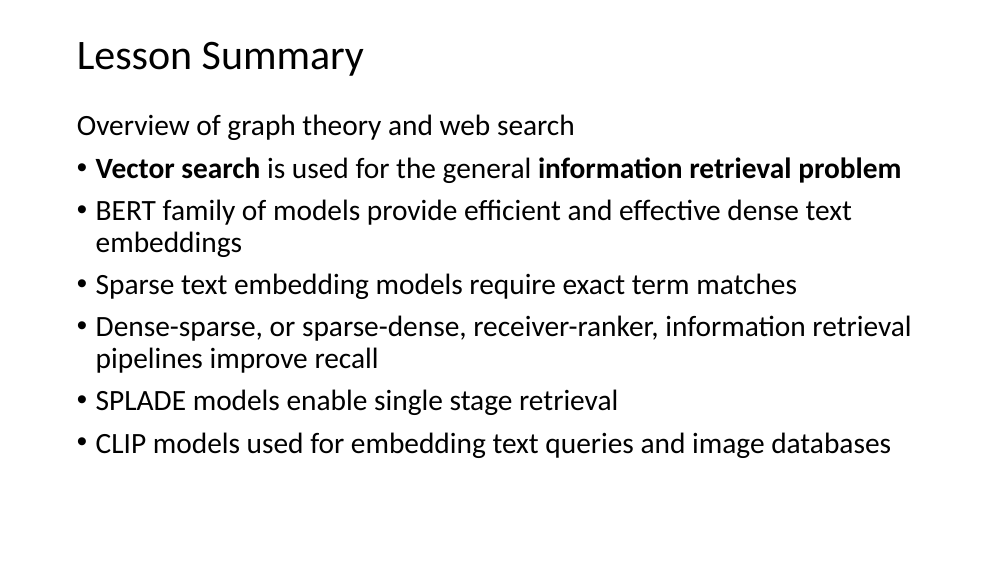
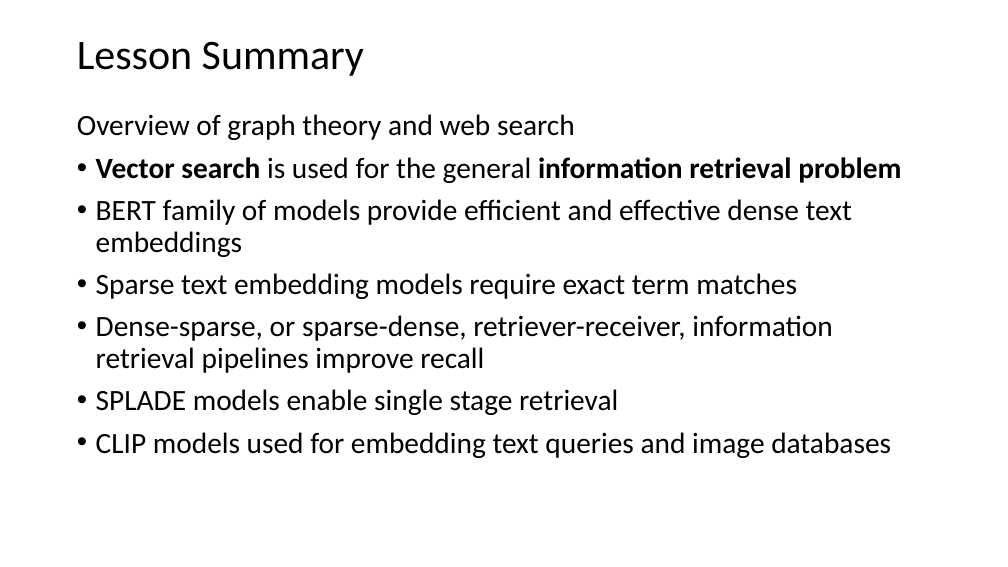
Before and after one commit to harelgabainew/school1, a slide deck: slide 65 of slides/6_InformationRetrievalSearch.pptx. Drawn at 1008x567 pixels with LibreOffice and Linux fonts; fonts in the diff are those of the drawing. Boxes give left, top, right and bottom in pixels: in the first picture for what was removed or moved away, otherwise in the second. Text is boxed around its words. In the diff, an @@ line names an element or a change of style, - is before the commit and + after.

```diff
--- a/slides/6_InformationRetrievalSearch.pptx
+++ b/slides/6_InformationRetrievalSearch.pptx
@@ text at box(96, 315, 833, 373): text changed @@
-• Dense-sparse, or sparse-dense, receiver-ranker, information retrieval pipelines improve recall
+• Dense-sparse, or sparse-dense, retriever-receiver, information retrieval pipelines improve recall
```
Also in this commit, not shown: 3 other slides changed.
